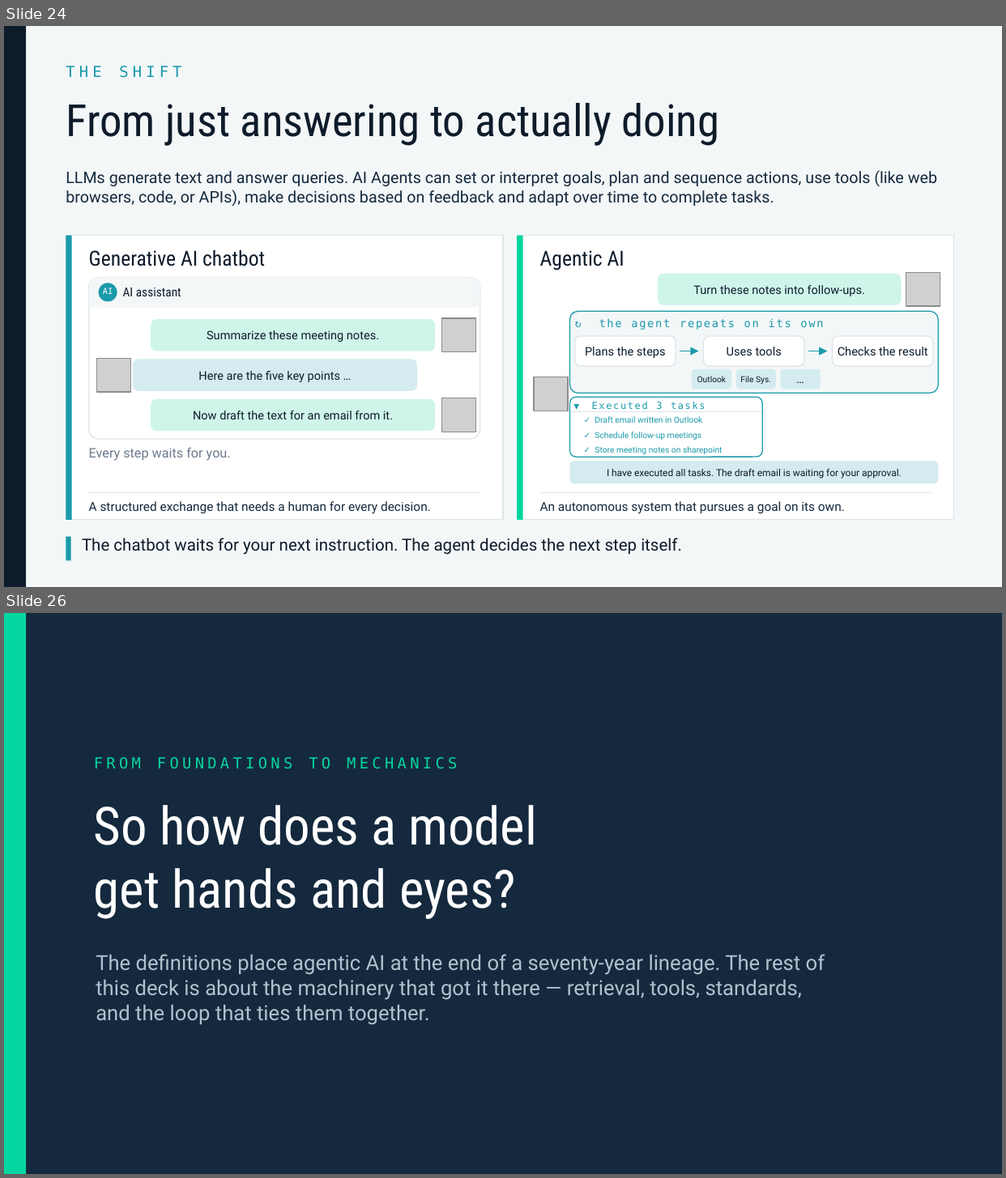
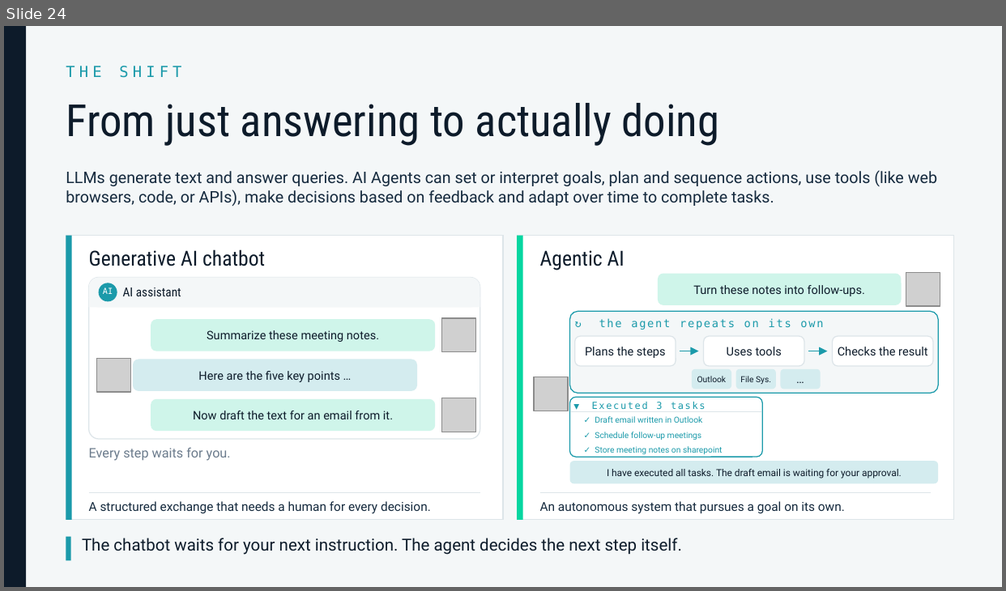
Before and after one commit to lukasroedl/ai-terminology-hell, a slide deck: ai-terminology-hell.pptx. Shown one above the other, each under a label of ours: slides 24 and 26 before the commit, slide 24 after it; the slides between them are not shown. The pictures are 1006x1178 and 1006x591 pixels, drawn with LibreOffice and Linux fonts; fonts in the diff are those of the drawing; grey boxes stand for pictures. Boxes give left, top, right and bottom in pixels: in the first picture for what was removed or moved away, otherwise in the second. Text is boxed around its words. In the diff, an @@ line names an element or a change of style, - is before the commit and + after.

```diff
--- a/ai-terminology-hell.pptx
+++ b/ai-terminology-hell.pptx
@@ slide 26 removed at (4,613,1002,1174), background #14293D @@
@@ rectangle removed at (4,613,26,1174) @@
@@ text removed at (94,757,457,769) @@
-FROM FOUNDATIONS TO MECHANICS
@@ text removed at (94,805,537,919) @@
-So how does a model
-get hands and eyes?
@@ text removed at (96,954,825,1025) @@
-The definitions place agentic AI at the end of a seventy-year lineage. The rest of this deck is about the machinery that got it there — retrieval, tools, standards, and the loop that ties them together.
```
Also in this commit, not shown: 4 slides changed, 11 slides added, 8 other slides removed, 20 other files.
